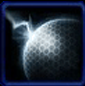
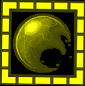
The second 85px x 86px image is a revision of the first. Changes to its layers:
added layer "Warstwa 11" above "Warstwa 10" over <box>0,0,85,86</box>
hid "Warstwa 10" over <box>0,1,85,86</box>
